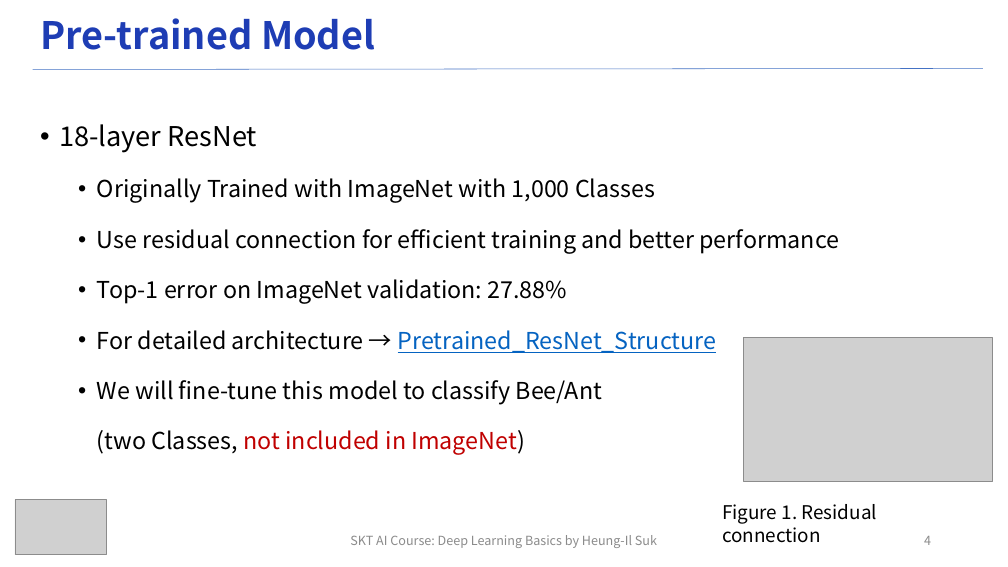
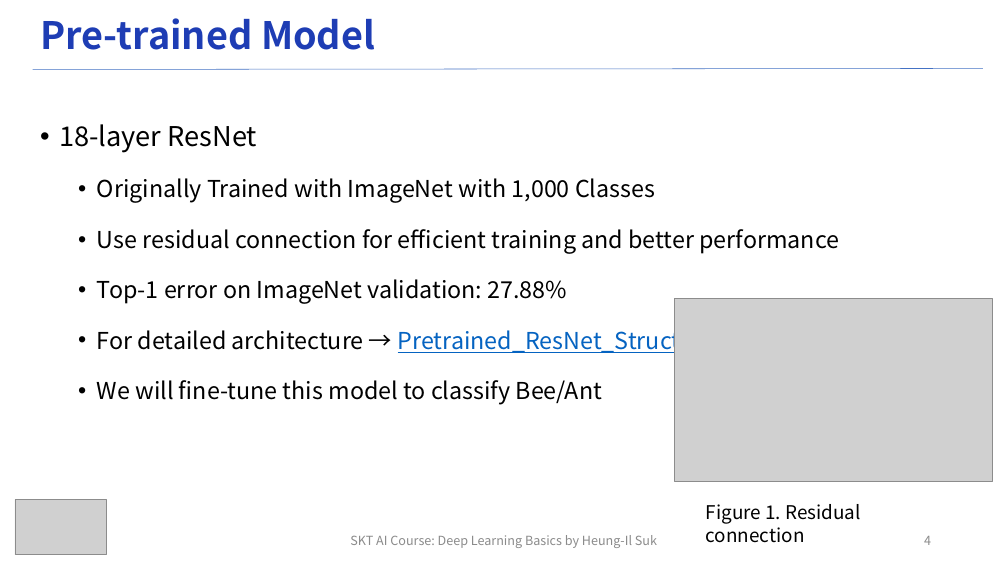
Before and after one commit to ku-milab/DeepLearningTutorial, a slide deck: slide 4 of lecture_slides/Practice/Practice#4_SKT_Deep_Learning_Lecture.pptx. Drawn at 1008x567 pixels with LibreOffice and Linux fonts; fonts in the diff are those of the drawing; grey boxes stand for pictures. Boxes give left, top, right and bottom in pixels: in the first picture for what was removed or moved away, otherwise in the second. Text is boxed around its words. In the diff, an @@ line names an element or a change of style, - is before the commit and + after.

```diff
--- a/lecture_slides/Practice/Practice#4_SKT_Deep_Learning_Lecture.pptx
+++ b/lecture_slides/Practice/Practice#4_SKT_Deep_Learning_Lecture.pptx
@@ picture: place and size @@
-picture at [743,337,993,481]
+picture at [675,298,992,481]
@@ text at [97,380,602,405]: text changed @@
-  • We will fine-tune this model to classify Bee/Ant
-    (two Classes, not included in ImageNet)
+  • We will fine-tune this model to classify Bee/Ant
@@ text "Figure 1. Residual connection": place and size @@
-text "Figure 1. Residual connection" at [722,504,877,543]
+text "Figure 1. Residual connection" at [706,504,860,543]
```
Also in this commit, not shown: 2 other files.
